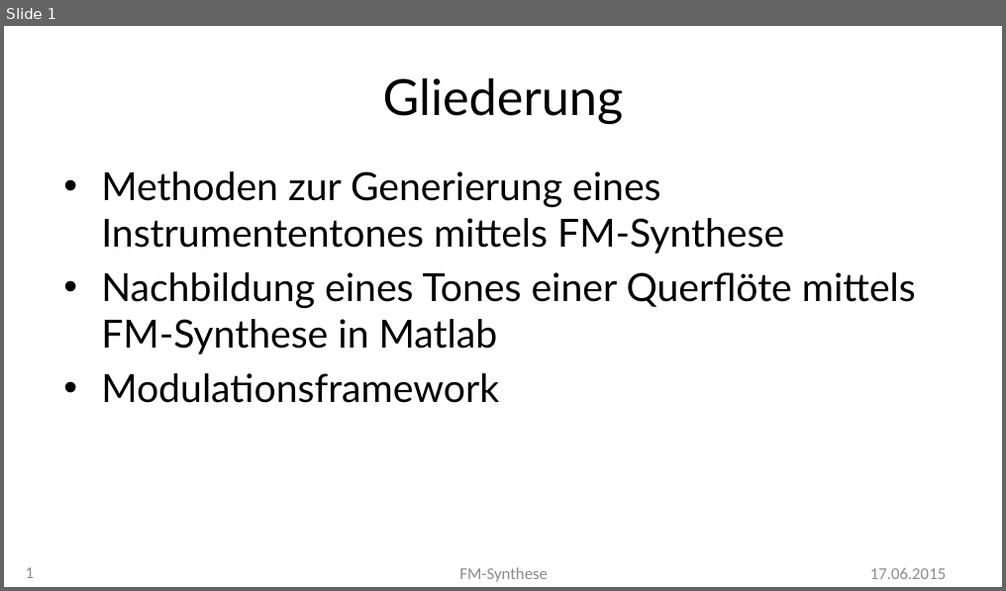
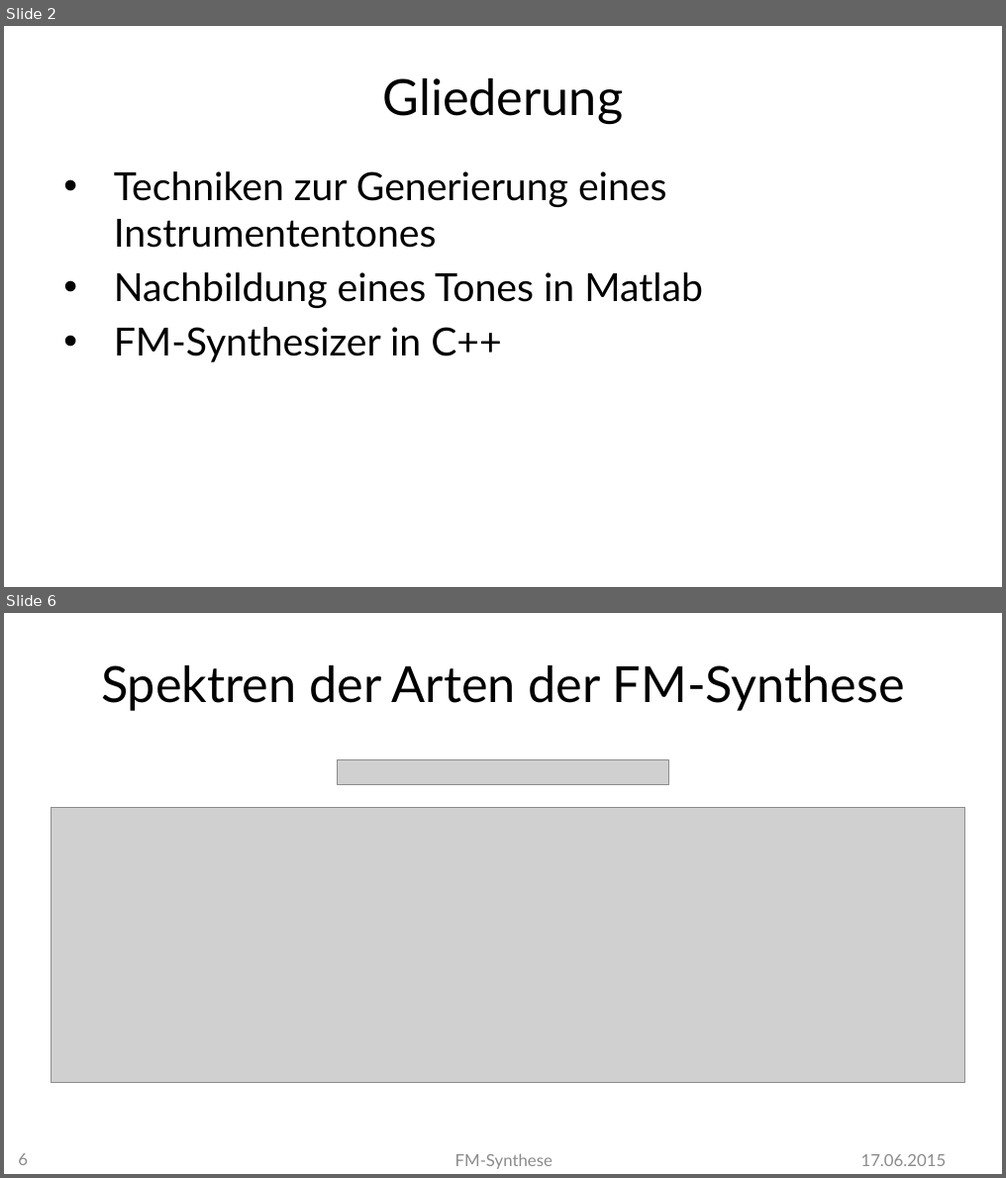
Before and after one commit to MBulli/VSeminar, a slide deck: Praesentation/FMSynthese-Gary.pptx. Shown one above the other, each under a label of ours: slide 1 before the commit, slides 2 and 6 after it; the slides between them are not shown. The pictures are 1006x591 and 1006x1178 pixels, drawn with LibreOffice and Linux fonts; fonts in the diff are those of the drawing; grey boxes stand for pictures; background and template pictures are left out. Boxes give left, top, right and bottom in pixels: in the first picture for what was removed or moved away, otherwise in the second. Text is boxed around its words. In the diff, an @@ line names an element or a change of style, - is before the commit and + after.

```diff
--- a/Praesentation/FMSynthese-Gary.pptx
+++ b/Praesentation/FMSynthese-Gary.pptx
@@ slide 6 added at bbox=[4, 613, 1002, 1174], background #FFFFFF @@
@@ title added at bbox=[101, 665, 905, 710], 36 pt, text #000000 @@
+Spektren der Arten der FM-Synthese
@@ picture added at bbox=[338, 760, 668, 784] @@
@@ picture added at bbox=[51, 808, 964, 1083] @@
@@ page number added at bbox=[18, 1154, 28, 1165], 12 pt, text #8C8C8C @@
+6
@@ text added at bbox=[455, 1154, 552, 1169], 12 pt, text #8C8C8C @@
+FM-Synthese
@@ text added at bbox=[861, 1155, 946, 1166], 12 pt, text #8C8C8C @@
+17.06.2015
@@ what was slide 1 is now slide 2 @@
@@ slide 2 changed as well @@
@@ text at bbox=[114, 172, 703, 363]: text changed; text colour #2A2A2A to #000000 @@
-• Methoden zur Generierung eines Instrumententones mittels FM-Synthese
-• Nachbildung eines Tones einer Querflöte mittels FM-Synthese in Matlab
-• Modulationsframework
+• Techniken zur Generierung eines Instrumententones
+• Nachbildung eines Tones in Matlab
+• FM-Synthesizer in C++
@@ page number removed at bbox=[26, 568, 34, 578] @@
-1
@@ text removed at bbox=[459, 568, 548, 582] @@
-FM-Synthese
@@ text removed at bbox=[870, 569, 945, 579] @@
-17.06.2015
```
Also in this commit, not shown: 5 other slides changed, 14 other slides added, 9 other files.
